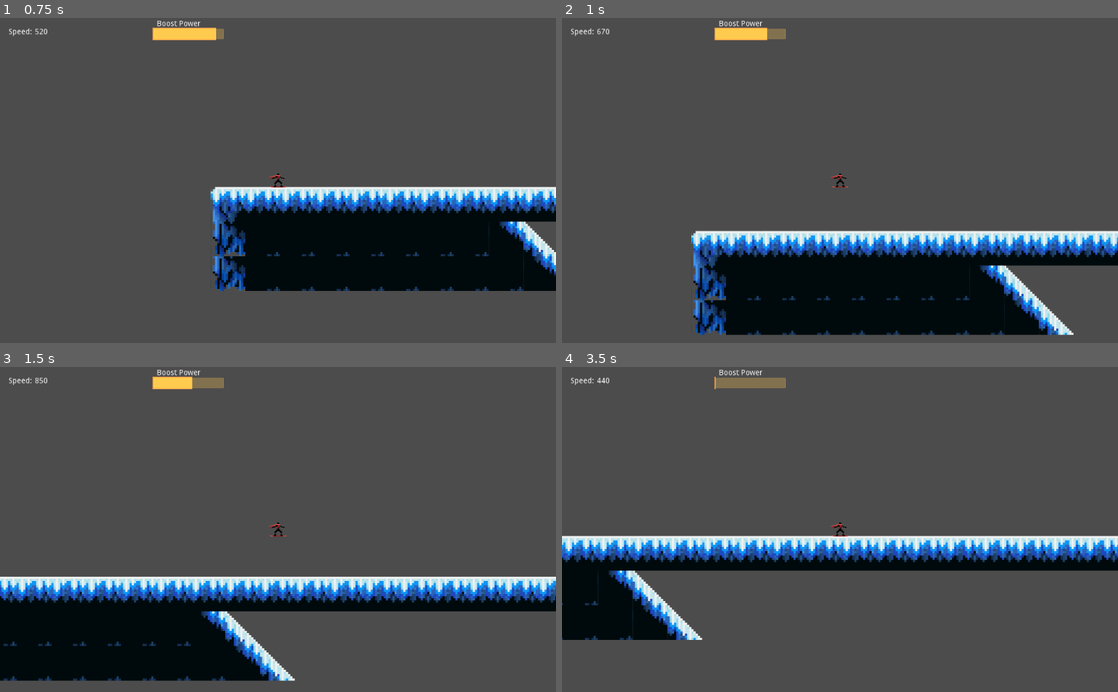
Above: before the commit, frames 1-4 (two rows, left to right).
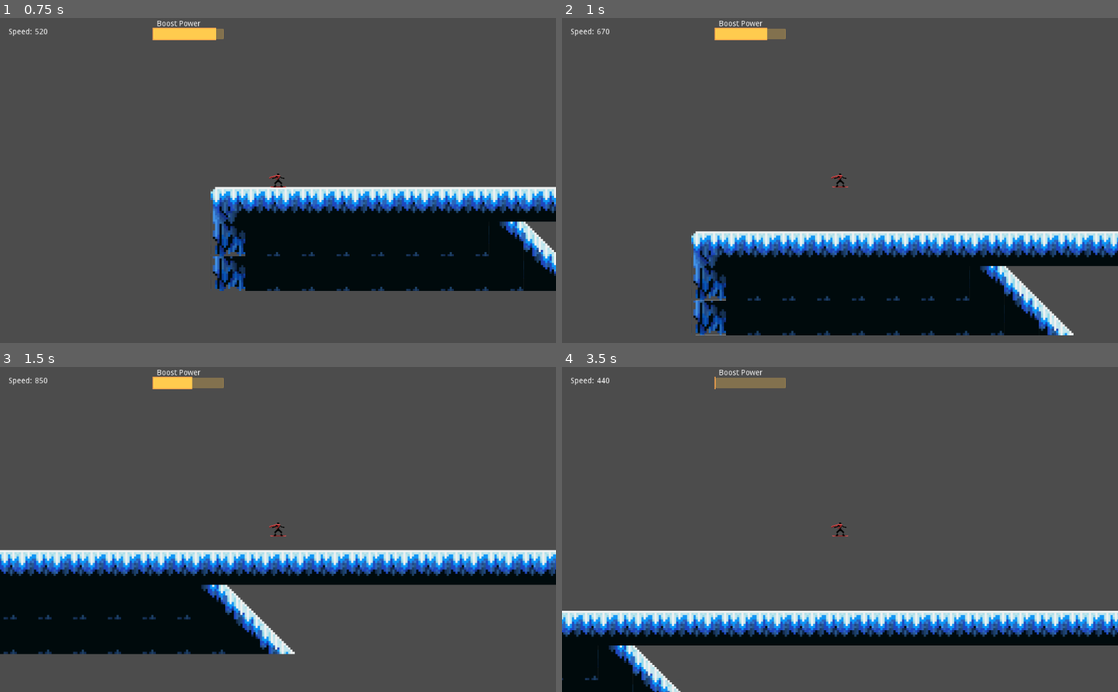
Above: after the commit, the same moments.

Repository: tompasini/Snowboarding-Prototype-2
Game: Godot game, scene res://Level1.tscn
Same seed, same stepped clock (60 frames per second), same inputs: the game is played once before the commit and once after it.
Inputs:
- Up to frame 1 (0.75 s): tap Enter at 0.5 s; hold D (right) from 0.53 s (still down); hold Shift (boost) from 0.53 s (still down)
- Up to frame 2 (1 s): keep holding D (right); keep holding Shift (boost); tap Space (jump) at 0.77, 0.8 s
- Up to frame 3 (1.5 s): keep holding D (right); tap Space (jump) at 1.07, 1.35 s; release Shift (boost) at 1.28 s
- Up to frame 4 (3.5 s): tap Space (jump) at 1.52, 1.82, 2.3, 3.02, 3.32 s; tap Shift (boost) at 1.55, 2.85 s; release D (right) at 2.03 s; hold A (left) 2.03-2.78 s; hold Shift (boost) 2.03-2.78 s; hold D (right) from 2.78 s (still down)

Frame 1 is identical in both runs. In frame 2, 0.7% of the frame differs, in the area x 23-100%, y 65-98%; in frame 3, 23%; in frame 4, 25%, in the area x 0-100%, y 51-100%.

Commit message:
added double jump

Diff:
--- a/Player.gd
+++ b/Player.gd
@@ -3,7 +3,9 @@
 var velocity = Vector2(0, 0)
 var speed = 0
 var boostPower = 1000
-var JUMPFORCE = -900 + (speed/2)
+var jumpCount
+var firstJump = -900 + (speed/2)
+var secondJump = -900
 const GRAVITY = 75
 const BASE_SPEED = 450
 const POLE_MODIFIER = 350
@@ -21,8 +23,16 @@
 	elif(Input.is_action_pressed("reset")):
 		get_tree().reload_current_scene()
 
-	if(Input.is_action_just_pressed("jump") and is_on_floor()):
-		velocity.y = JUMPFORCE
+	if(is_on_floor()):
+		jumpCount = 2
+
+	if(Input.is_action_just_pressed("jump") && jumpCount != 0):
+		velocity.y = -1
+		if(jumpCount == 2):
+			velocity.y += firstJump
+		else:
+			velocity.y += secondJump
+		jumpCount -= 1
 		if(!$AnimatedSprite.flip_h && speed == 0):
 			speed = BASE_SPEED
 		elif($AnimatedSprite.flip_h && speed == 0):
@@ -32,7 +42,6 @@
 		boostPower -= 10
 		$BoostBar.value = boostPower
 		increase_speed(10, $AnimatedSprite.flip_h)
-		print(speed)
 
 	set_velocity()
 
@@ -61,6 +70,7 @@
 	velocity.y += GRAVITY
 	velocity.x = speed
 	velocity = move_and_slide(velocity, Vector2.UP)
+	velocity.x = lerp(velocity.x,0,0.2)
 	for i in get_slide_count():
 		var collision = get_slide_collision(i)
 #		body_enter(collision.collider)
